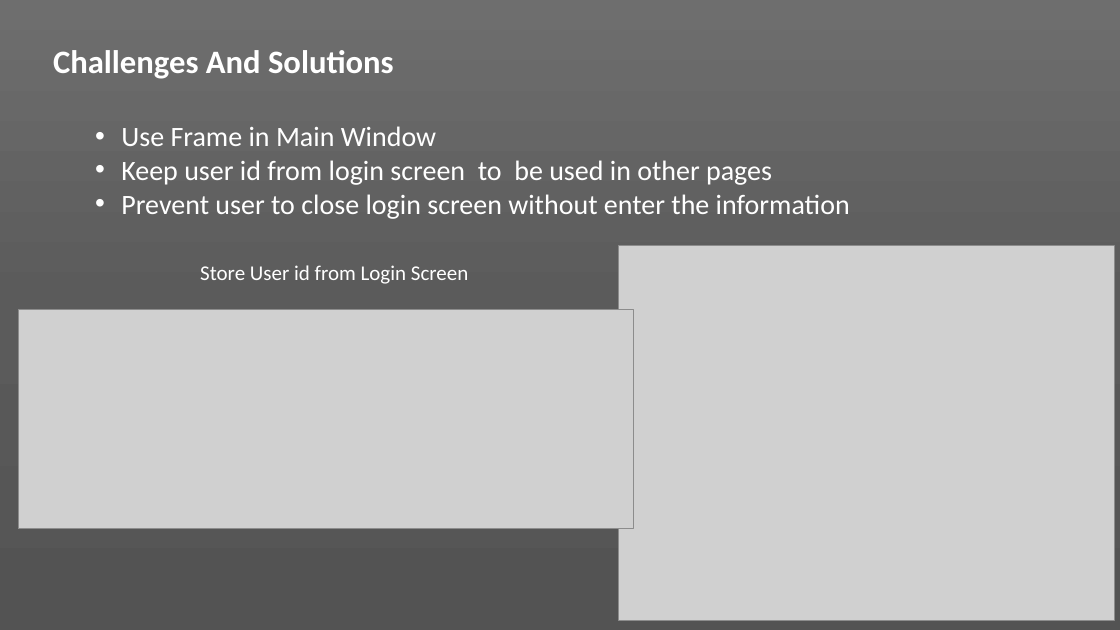
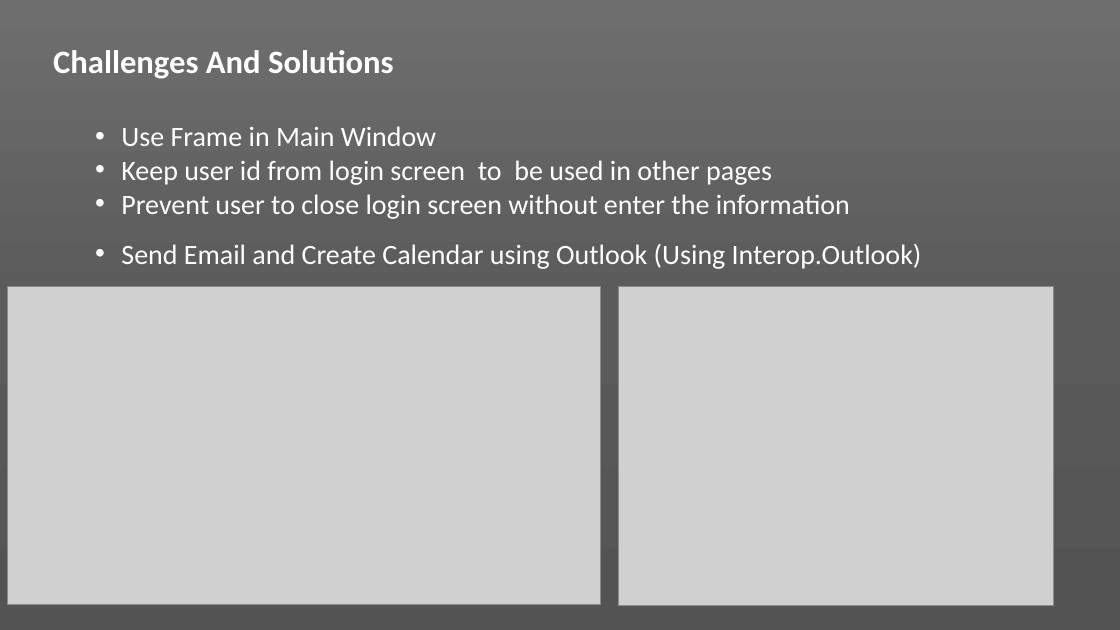
Before and after one commit to winotoj/ipd10-dotnet-CRM-Project, a slide deck: slide 5 of CRM PROJECT.pptx. Drawn at 1120x630 pixels with LibreOffice and Linux fonts; fonts in the diff are those of the drawing; grey boxes stand for pictures. Boxes give left, top, right and bottom in pixels: in the first picture for what was removed or moved away, otherwise in the second. Text is boxed around its words. In the diff, an @@ line names an element or a change of style, - is before the commit and + after.

```diff
--- a/CRM PROJECT.pptx
+++ b/CRM PROJECT.pptx
@@ text at (x1=121, y1=244, x2=922, y2=269): paragraph added @@
+  • Send Email and Create Calendar using Outlook (Using Interop.Outlook)
@@ text removed at (x1=200, y1=265, x2=468, y2=284) @@
-Store User id from Login Screen
@@ picture resized from (x1=18, y1=309, x2=634, y2=529) to (x1=8, y1=287, x2=601, y2=604) @@
@@ picture resized from (x1=618, y1=245, x2=1114, y2=621) to (x1=618, y1=287, x2=1054, y2=606) @@
```
Also in this commit, not shown: 4 other slides changed.
